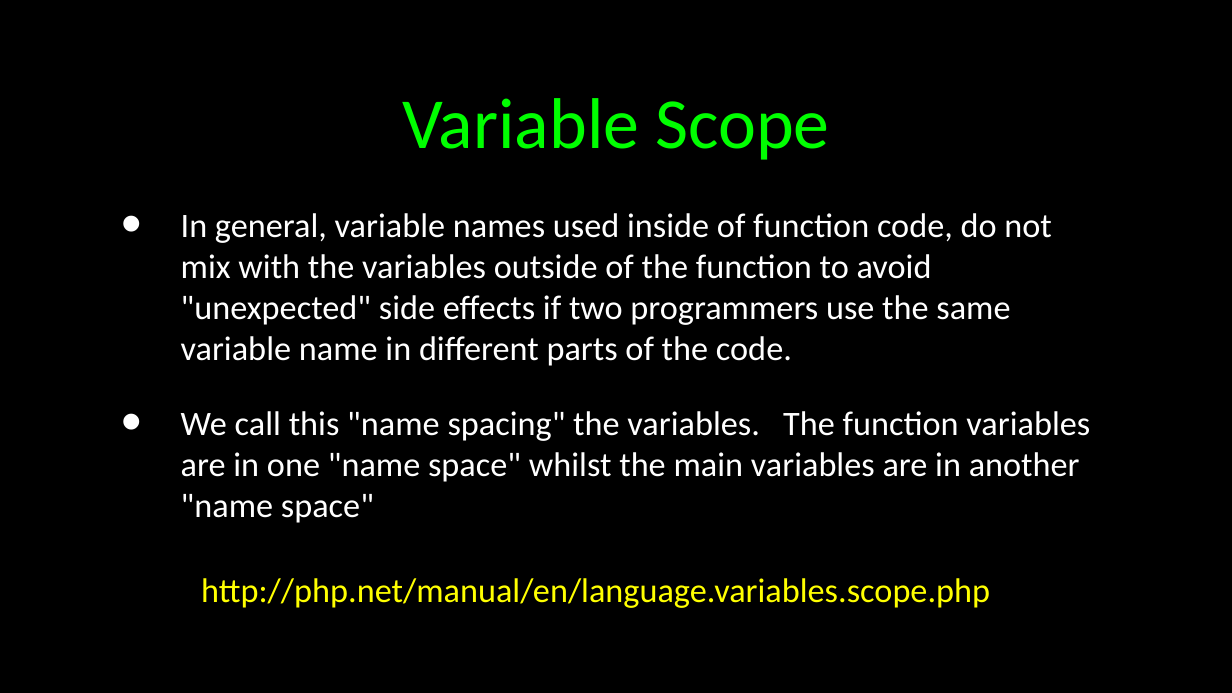
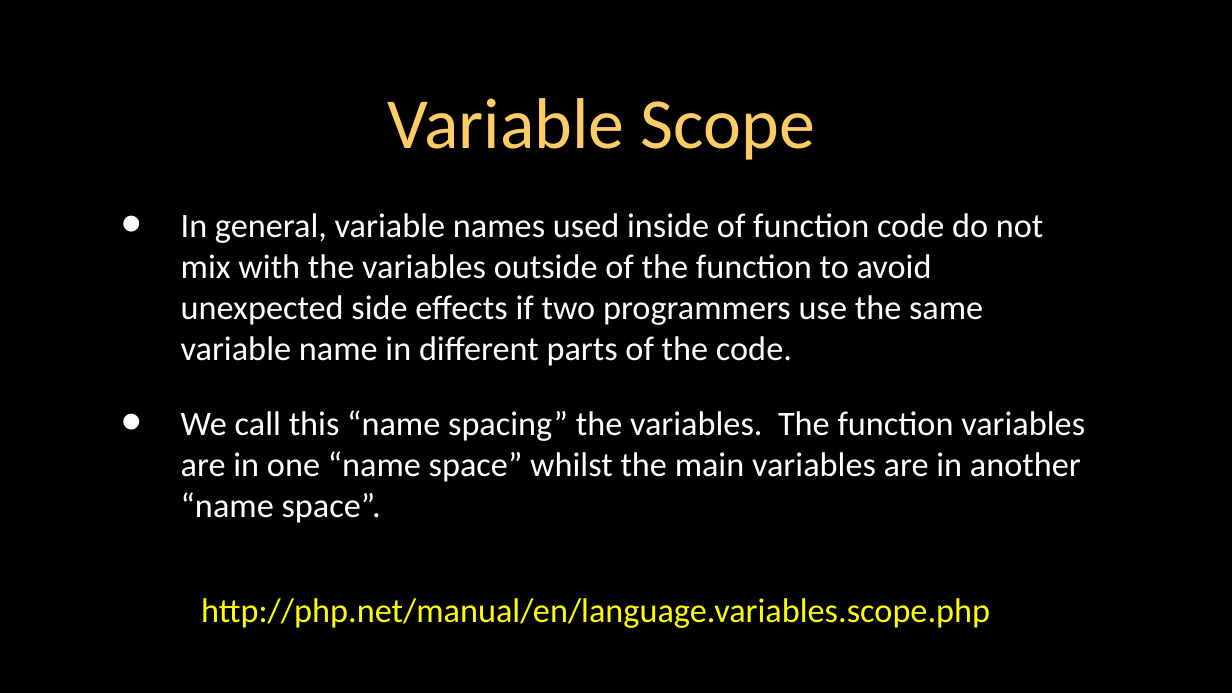
Before and after one commit to csev/wa4e, a slide deck: slide 16 of lectures/PHP-03-Functions.ppt. Drawn at 1232x693 pixels with LibreOffice and Linux fonts; fonts in the diff are those of the drawing. Boxes give left, top, right and bottom in pixels: in the first picture for what was removed or moved away, otherwise in the second. Text is boxed around its words. In the diff, an @@ line names an element or a change of style, - is before the commit and + after.

```diff
--- a/lectures/PHP-03-Functions.ppt
+++ b/lectures/PHP-03-Functions.ppt
@@ title "Variable Scope" at bbox=[387, 98, 815, 160]: text colour #00FF00 to #FFCC66 @@
@@ text at bbox=[181, 213, 1085, 523]: text changed @@
-• In general, variable names used inside of function code, do not mix with the variables outside of the function to avoid "unexpected" side effects if two programmers use the same variable name in different parts of the code.
-• We call this "name spacing" the variables. The function variables are in one "name space" whilst the main variables are in another "name space"
+• In general, variable names used inside of function code do not mix with the variables outside of the function to avoid unexpected side effects if two programmers use the same variable name in different parts of the code.
+• We call this “name spacing” the variables. The function variables are in one “name space” whilst the main variables are in another “name space”.
@@ text "http://php.net/manual/en/language.variables.scope.php": place and size @@
-text "http://php.net/manual/en/language.variables.scope.php" at bbox=[201, 578, 990, 608]
+text "http://php.net/manual/en/language.variables.scope.php" at bbox=[201, 598, 990, 628]
```
Also in this commit, not shown: 26 other slides changed, 3 other files.
